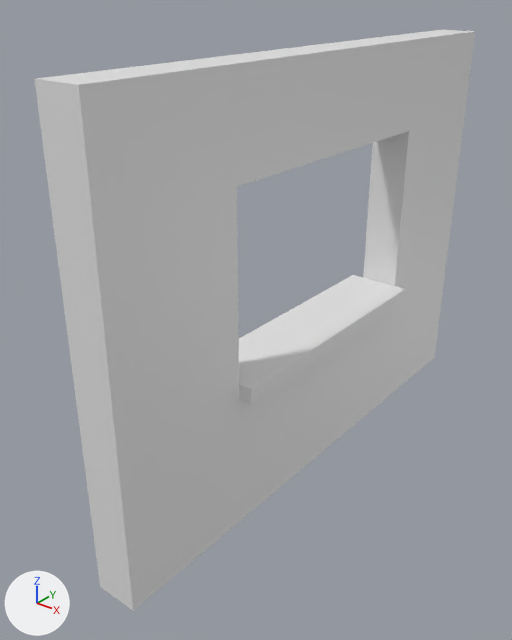
Two versions of the FBX model Assets/Geometry/rightCounterWall_geo.fbx, one commit apart.
Rendered twice from a camera (50 mm lens) standing at (2.48, -1.93, 3.4) and looking at (-0.37, 1.63, 1.19). Arrows for +X, +Y and +Z are at lower left; the lights stay in place. Where no turn or scale is listed for an object, it has been applied to the vertices.

Objects in the first picture: 'rightCounterWall_geo.01'.
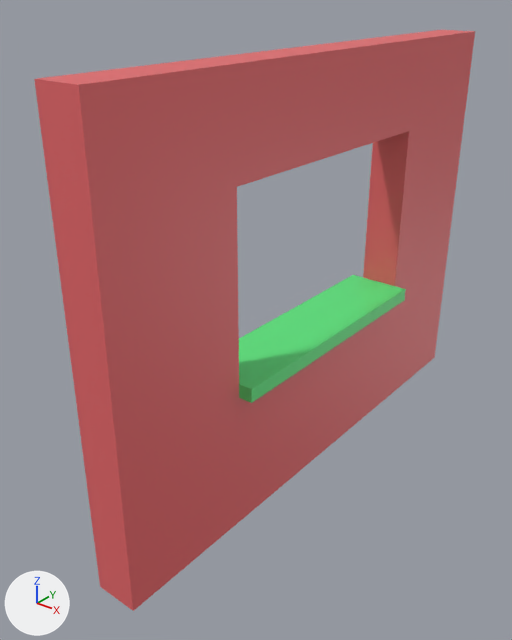
Boxes [x1, y1, x2, y2] around the edits, measured in the pictures (512 x 640 px):
part 1 of me_cube_003, recoloured (white to green): [239, 275, 406, 403] in both
part 2 of me_cube_003, recoloured: [34, 30, 475, 611] in both

The change, as a list of edits to the scene's bpy script:
```text
Add mat_wall_shd:
    mat_wall_shd = principled_material('wall_shd')
    mat_wall_shd.base_color = (0.8, 0.134, 0.142)  # red #e76669
Add mat_counter_shd:
    mat_counter_shd = principled_material('counter_shd')
    mat_counter_shd.base_color = (0.103, 0.8, 0.207)  # green #5ae77e
Change me_cube_003:
    where me_cube_003.from_pydata(...)  # 40 vertices, 38 faces; spans x -0.4..0.1, y 0.0..4.0, z 0.0..3.0
    used by ob_rightcounterwall_geo_01; location = (0.0, 0.0, 0.0)
    me_cube_003 part 1: 6 of the faces centred in x -0.4..0.1, y 1.0..3.0, z 1.0..1.1 switch from no material to mat_counter_shd (green #5ae77e)
    me_cube_003 part 2: 32 of the faces centred in x -0.3..0.0, y 0.0..4.0, z 0.0..3.0 switch from no material to mat_wall_shd (red #e76669)
```
